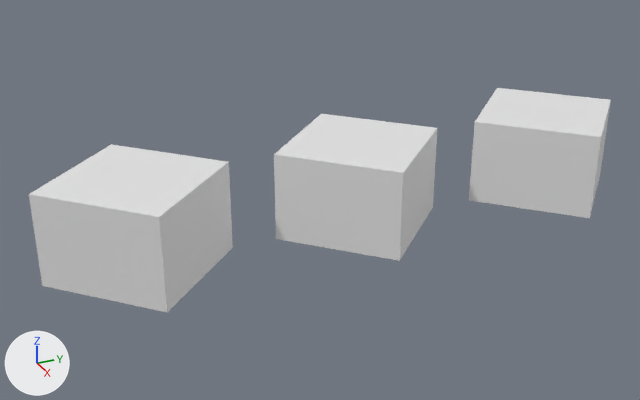
The glTF model kcl-book/src/gltf/cube_textures/output.gltf, before and after one commit.
Before and after are seen from a 50 mm lens placed at (0.0816, -0.0164, 0.0445), pointed at (-0.001, 0.0208, 0.0032). Lighting does not change. The marker at lower left points along +X, +Y and +Z. The older version comes first. Where no turn or scale is listed for an object, it has been applied to the vertices.
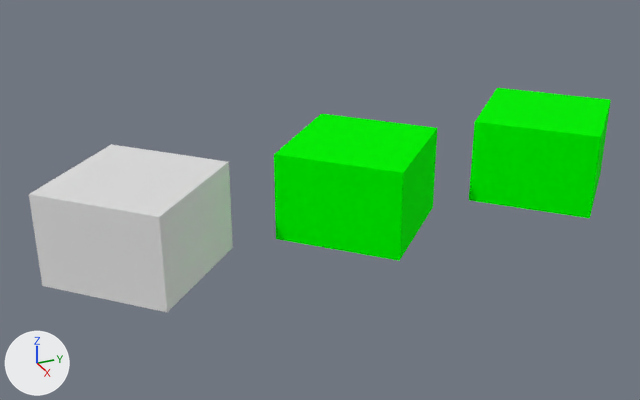
Pixel boxes (x1, y1, x2, y2) of what changed, in the pictures (640 x 400 px):
'Mesh_1', recoloured (white to green)
    both: (274, 114, 437, 261)
'Mesh_2', recoloured (white to green)
    both: (469, 88, 611, 218)

Edits to the bpy script that builds the scene:
```text
Add mat_material_2:
    mat_material_2 = principled_material('Material_2')
    mat_material_2.base_color = (0.0, 1.0, 0.0)  # green #00ff00
    mat_material_2.metallic = 1.0
    mat_material_2.roughness = 1.0
Add mat_material_1:
    mat_material_1 = principled_material('Material_1')
    mat_material_1.base_color = (0.0, 1.0, 0.0)  # green #00ff00
    mat_material_1.metallic = 1.0
    mat_material_1.roughness = 1.0
Change me_mesh_1:
    where me_mesh_1.from_pydata(...)  # 8 vertices, 12 faces; spans x -0.01..0.01, y 0.015..0.035, z 0.0..0.01
    add me_mesh_1.materials.append(mat_material_1)  # green #00ff00
Change me_mesh_2:
    where me_mesh_2.from_pydata(...)  # 8 vertices, 12 faces; spans x -0.01..0.01, y 0.04..0.06, z 0.0..0.01
    add me_mesh_2.materials.append(mat_material_2)  # green #00ff00
```
